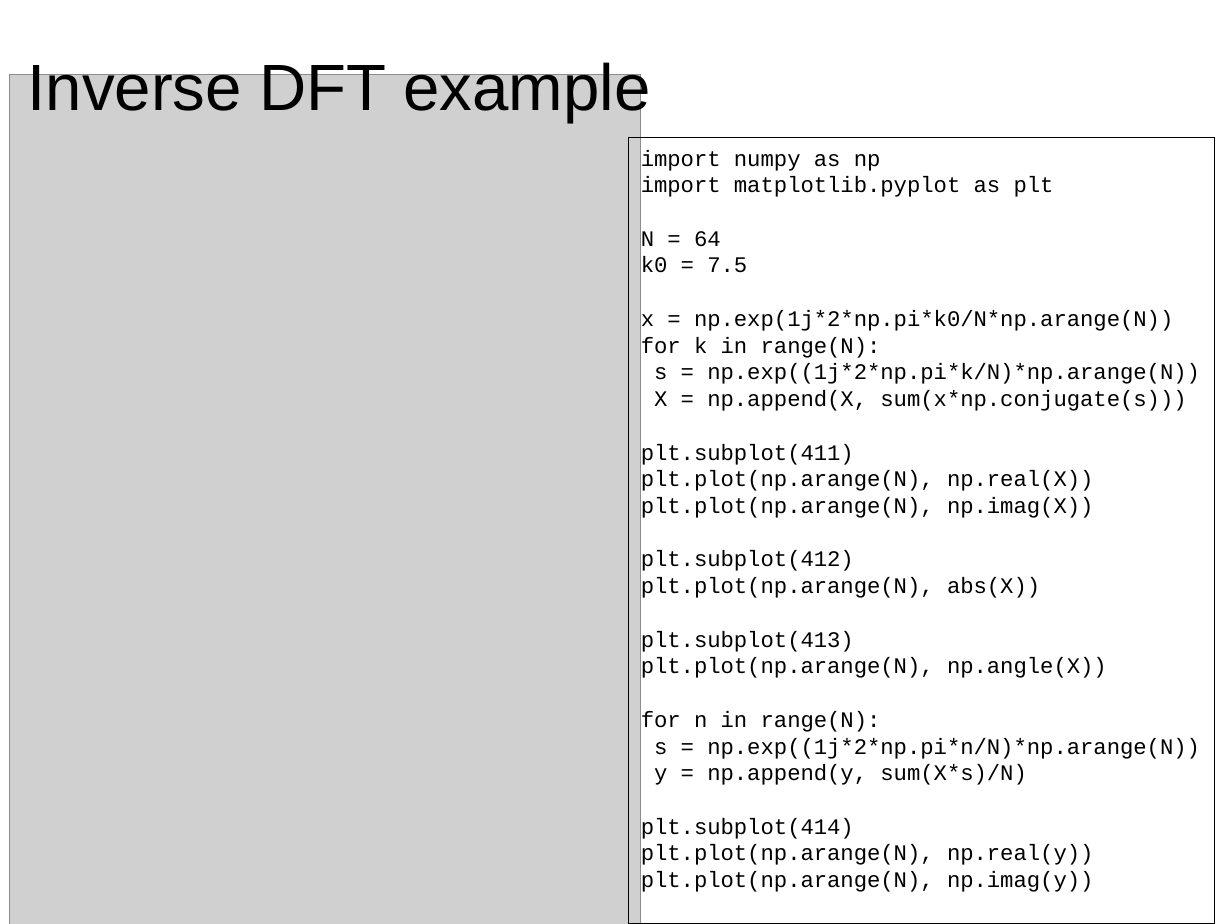
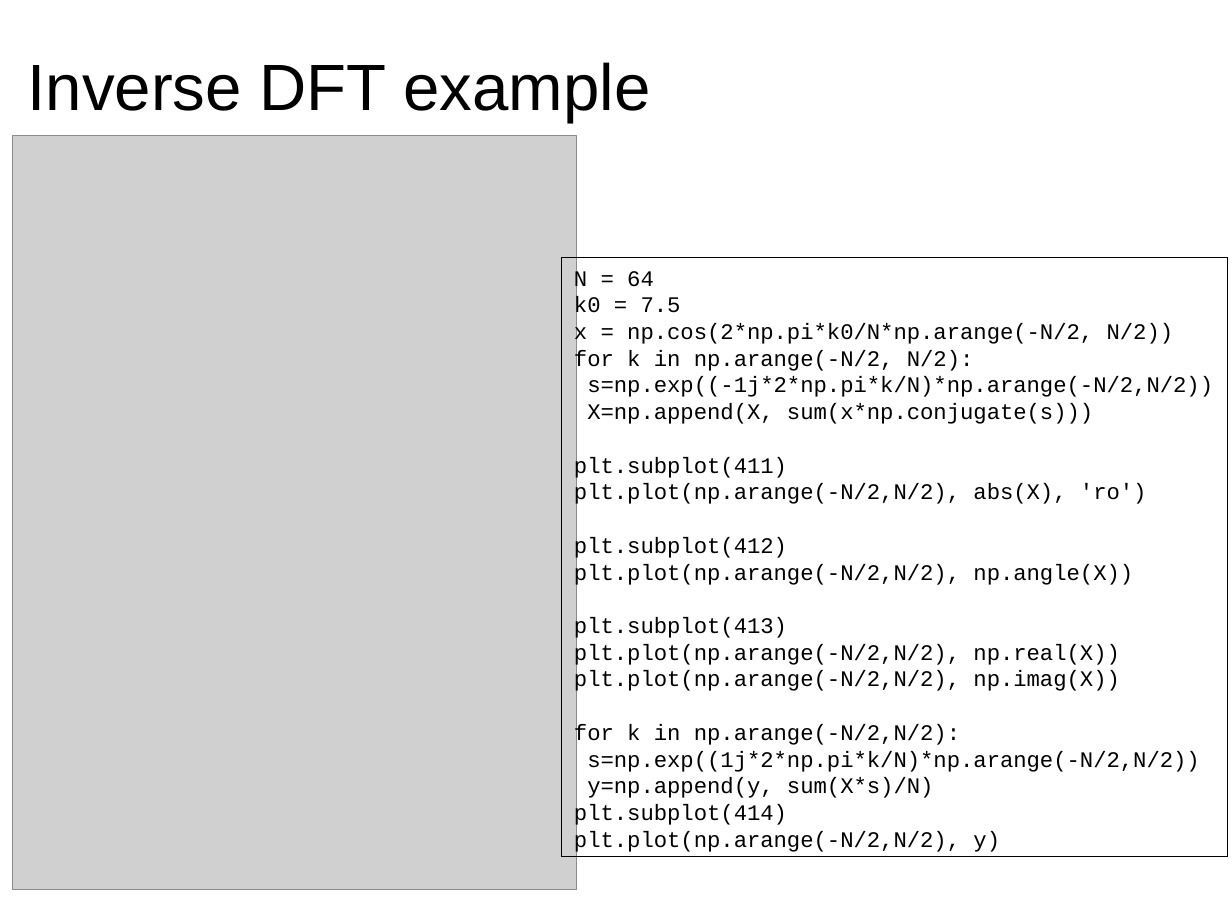
Before and after one commit to MTG/sms-tools, a slide deck: slide 17 of teaching-material/lectures/lect2-DFT/2-DFT.odp. Drawn at 1232x924 pixels with LibreOffice and Linux fonts; fonts in the diff are those of the drawing; grey boxes stand for pictures. Boxes give left, top, right and bottom in pixels: in the first picture for what was removed or moved away, otherwise in the second. Text is boxed around its words. In the diff, an @@ line names an element or a change of style, - is before the commit and + after.

Commit message:
lectures changes

```diff
--- a/teaching-material/lectures/lect2-DFT/2-DFT.odp
+++ b/teaching-material/lectures/lect2-DFT/2-DFT.odp
@@ picture: place and size @@
-picture at [10,74,641,924]
+picture at [12,136,577,890]
@@ text in rectangle at [641,150,1054,197]: paragraphs removed @@
-import numpy as np
-import matplotlib.pyplot as plt
@@ rectangle "N = 64": place and size @@
-rectangle "N = 64" at [628,138,1214,924]
+rectangle "N = 64" at [562,257,1227,856]
@@ text in rectangle at [574,323,1213,424]: text changed @@
-x = np.exp(1j*2*np.pi*k0/N*np.arange(N))
-for k in range(N):
-s = np.exp((1j*2*np.pi*k/N)*np.arange(N))
-X = np.append(X, sum(x*np.conjugate(s)))
+x = np.cos(2*np.pi*k0/N*np.arange(-N/2, N/2))
+for k in np.arange(-N/2, N/2):
+s=np.exp((-1j*2*np.pi*k/N)*np.arange(-N/2,N/2))
+X=np.append(X, sum(x*np.conjugate(s)))
@@ text in rectangle at [574,483,1147,506]: text changed @@
-plt.plot(np.arange(N), np.real(X))
-plt.plot(np.arange(N), np.imag(X))
+plt.plot(np.arange(-N/2,N/2), abs(X), 'ro')
@@ text in rectangle at [574,564,1133,587]: text changed @@
-plt.plot(np.arange(N), abs(X))
+plt.plot(np.arange(-N/2,N/2), np.angle(X))
@@ text in rectangle at [574,644,1200,798]: text changed @@
-plt.plot(np.arange(N), np.angle(X))
-for n in range(N):
-s = np.exp((1j*2*np.pi*n/N)*np.arange(N))
-y = np.append(y, sum(X*s)/N)
+plt.plot(np.arange(-N/2,N/2), np.real(X))
+plt.plot(np.arange(-N/2,N/2), np.imag(X))
+for k in np.arange(-N/2,N/2):
+s=np.exp((1j*2*np.pi*k/N)*np.arange(-N/2,N/2))
+y=np.append(y, sum(X*s)/N)
@@ text in rectangle at [574,831,1000,854]: text changed @@
-plt.plot(np.arange(N), np.real(y))
-plt.plot(np.arange(N), np.imag(y))
+plt.plot(np.arange(-N/2,N/2), y)
```
Also in this commit, not shown: 4 other files.
